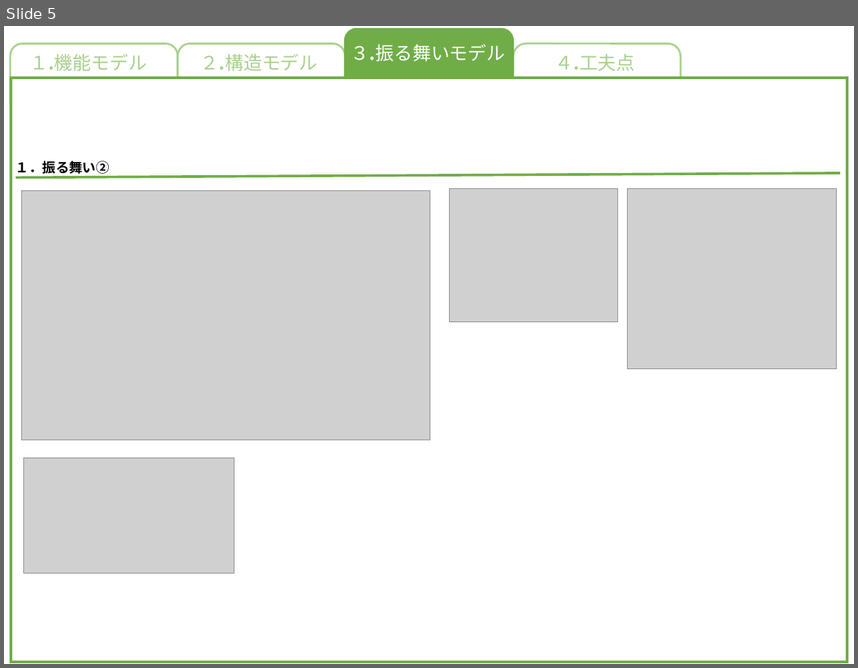
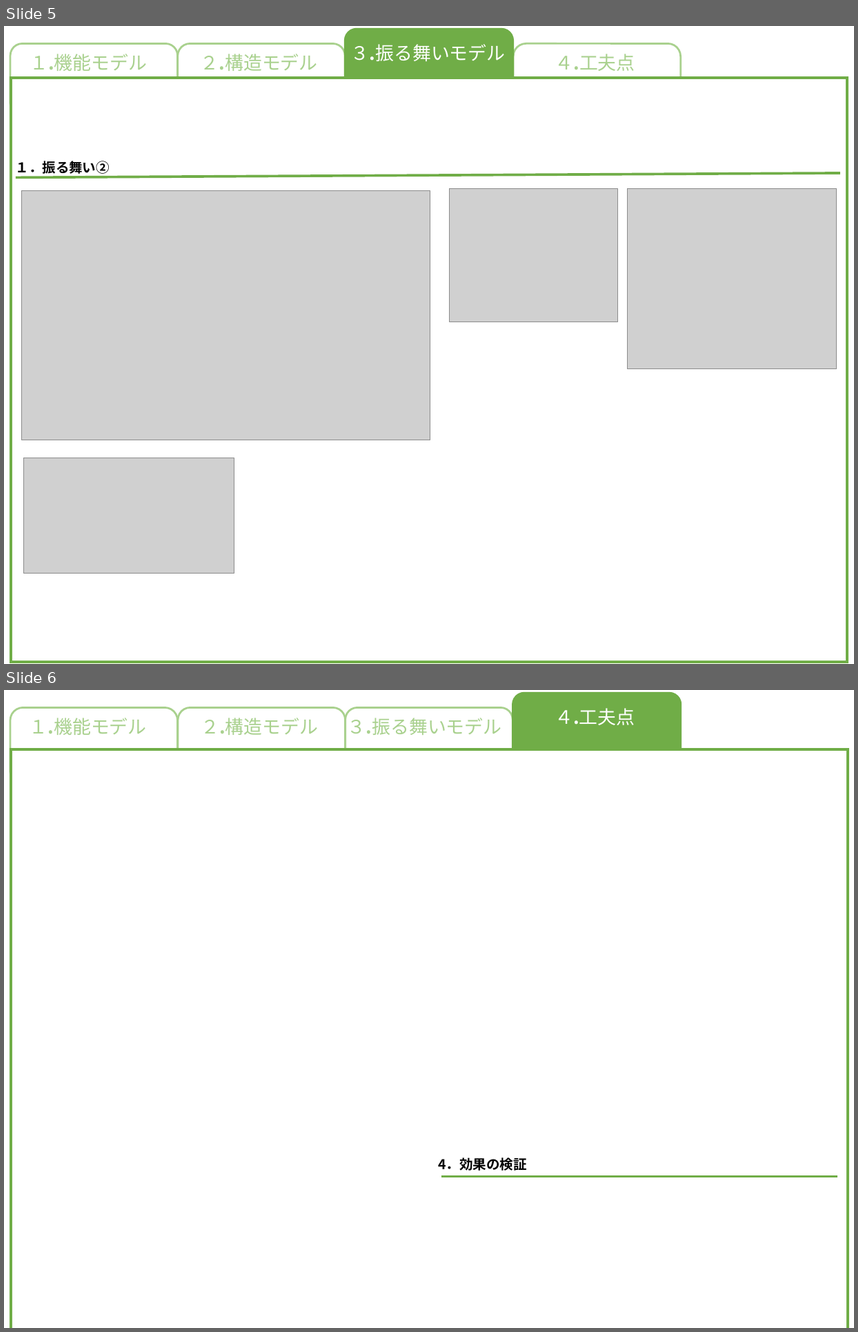
Before and after one commit to akita-lab-2019/model, a slide deck: PowerPoint/工夫点.pptx. Shown one above the other, each under a label of ours: slide 5 before the commit, slides 5 and 6 after it. The pictures are 858x668 and 858x1332 pixels, drawn with LibreOffice and Linux fonts; fonts in the diff are those of the drawing; grey boxes stand for pictures. Boxes give left, top, right and bottom in pixels: in the first picture for what was removed or moved away, otherwise in the second. Text is boxed around its words. In the diff, an @@ line names an element or a change of style, - is before the commit and + after.

Commit message:
update: 工夫点

```diff
--- a/PowerPoint/工夫点.pptx
+++ b/PowerPoint/工夫点.pptx
@@ slide 6 added at [4, 690, 854, 1328], background #FFFFFF @@
@@ rounded rectangle added at [10, 708, 178, 784], fill #FFFFFF, outline #A9D18E 2.25 pt @@
@@ rounded rectangle added at [178, 708, 346, 799], fill #FFFFFF, outline #A9D18E 2.25 pt @@
@@ rounded rectangle added at [346, 708, 513, 779], fill #FFFFFF, outline #A9D18E 2.25 pt @@
@@ rounded rectangle added at [513, 693, 681, 774], fill #70AD47, outline #70AD47 3 pt @@
@@ text added at [555, 708, 635, 725], 22 pt, text #FFFFFF @@
+４.工夫点
@@ text added at [30, 718, 147, 735], 22 pt, text #A9D18E @@
+１.機能モデル
@@ text added at [201, 718, 318, 735], 22 pt, text #A9D18E @@
+２.構造モデル
@@ text added at [348, 718, 502, 735], 22 pt, text #A9D18E @@
+３.振る舞いモデル
@@ rectangle added at [12, 749, 848, 1328], fill #FFFFFF, outline #70AD47 3 pt @@
@@ text added at [438, 1157, 526, 1170], 16 pt, text #000000, bold @@
+4．効果の検証
@@ line added from (441, 1176) to (838, 1176), #70AD47 3 pt @@
```
Also in this commit, not shown: 1 slide changed.
